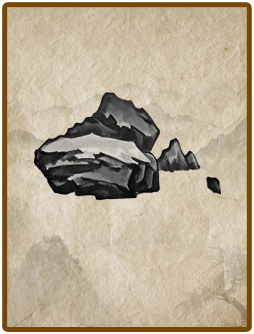
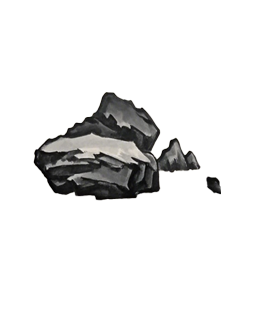
Layer changes from the first (254, 334) image to the second:
hid "图层 2" over [7, 7, 247, 327]
